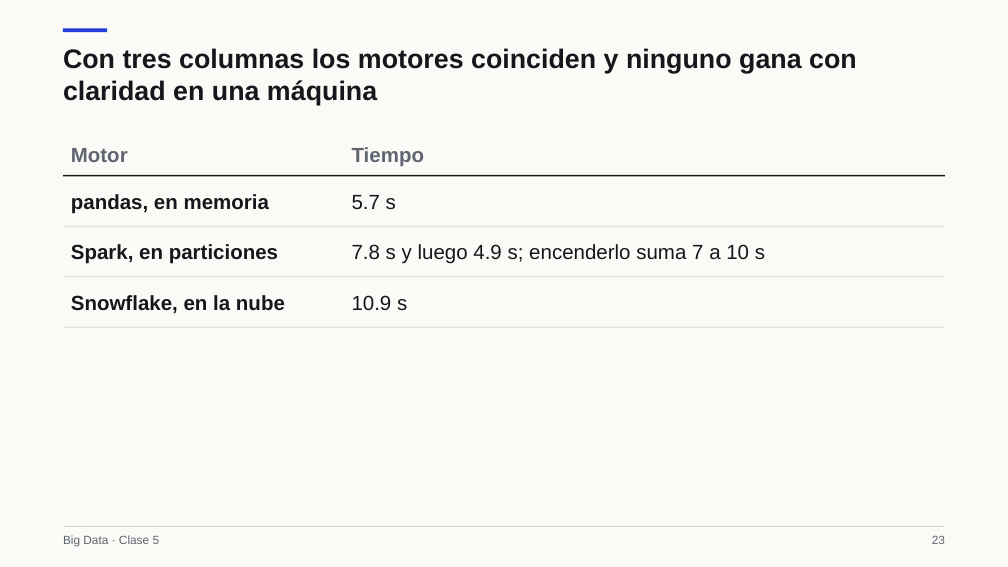
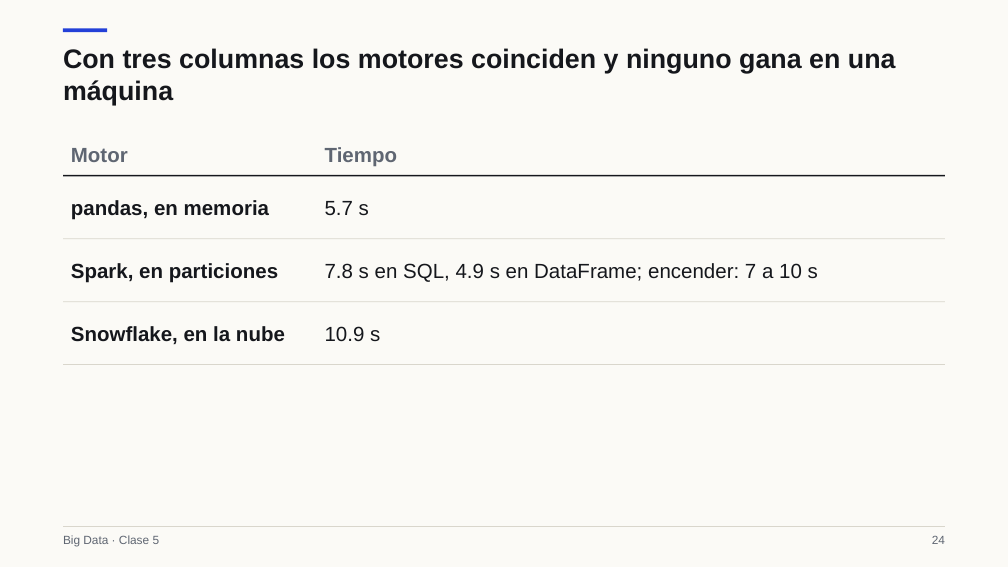
Before and after one commit to Apaezc/bigdata-udem-2026, a slide deck: slide 24 of curso/clase05/deck/slides.pptx (slide 23 before the commit). Drawn at 1008x567 pixels with LibreOffice and Linux fonts; fonts in the diff are those of the drawing. Boxes give left, top, right and bottom in pixels: in the first picture for what was removed or moved away, otherwise in the second. Text is boxed around its words. In the diff, an @@ line names an element or a change of style, - is before the commit and + after.

```diff
--- a/curso/clase05/deck/slides.pptx
+++ b/curso/clase05/deck/slides.pptx
@@ text at (x1=63, y1=48, x2=896, y2=105): text changed @@
-Con tres columnas los motores coinciden y ninguno gana con claridad en una máquina
+Con tres columnas los motores coinciden y ninguno gana en una máquina
@@ text "Tiempo" moved from (x1=352, y1=147, x2=425, y2=166) to (x1=325, y1=147, x2=398, y2=166) @@
@@ text "pandas, en memoria" moved from (x1=71, y1=194, x2=269, y2=214) to (x1=71, y1=200, x2=269, y2=220) @@
@@ text "5.7 s" moved from (x1=352, y1=195, x2=396, y2=210) to (x1=325, y1=201, x2=369, y2=216) @@
@@ rectangle moved from (x1=63, y1=226, x2=945, y2=227) to (x1=63, y1=238, x2=945, y2=239) @@
@@ text "Spark, en particiones" moved from (x1=71, y1=244, x2=278, y2=264) to (x1=71, y1=263, x2=278, y2=283) @@
@@ text at (x1=325, y1=263, x2=818, y2=282): text changed @@
-7.8 s y luego 4.9 s; encenderlo suma 7 a 10 s
+7.8 s en SQL, 4.9 s en DataFrame; encender: 7 a 10 s
@@ rectangle moved from (x1=63, y1=277, x2=945, y2=278) to (x1=63, y1=302, x2=945, y2=302) @@
@@ text "Snowflake, en la nube" moved from (x1=71, y1=295, x2=285, y2=313) to (x1=71, y1=326, x2=285, y2=344) @@
@@ text "10.9 s" moved from (x1=352, y1=295, x2=407, y2=311) to (x1=325, y1=326, x2=380, y2=342) @@
@@ rectangle moved from (x1=63, y1=327, x2=945, y2=327) to (x1=63, y1=364, x2=945, y2=365) @@
@@ text at (x1=932, y1=536, x2=945, y2=544): text changed @@
-23
+24
```
Also in this commit, not shown: 38 other slides changed, 3 slides added, 5 other files.
